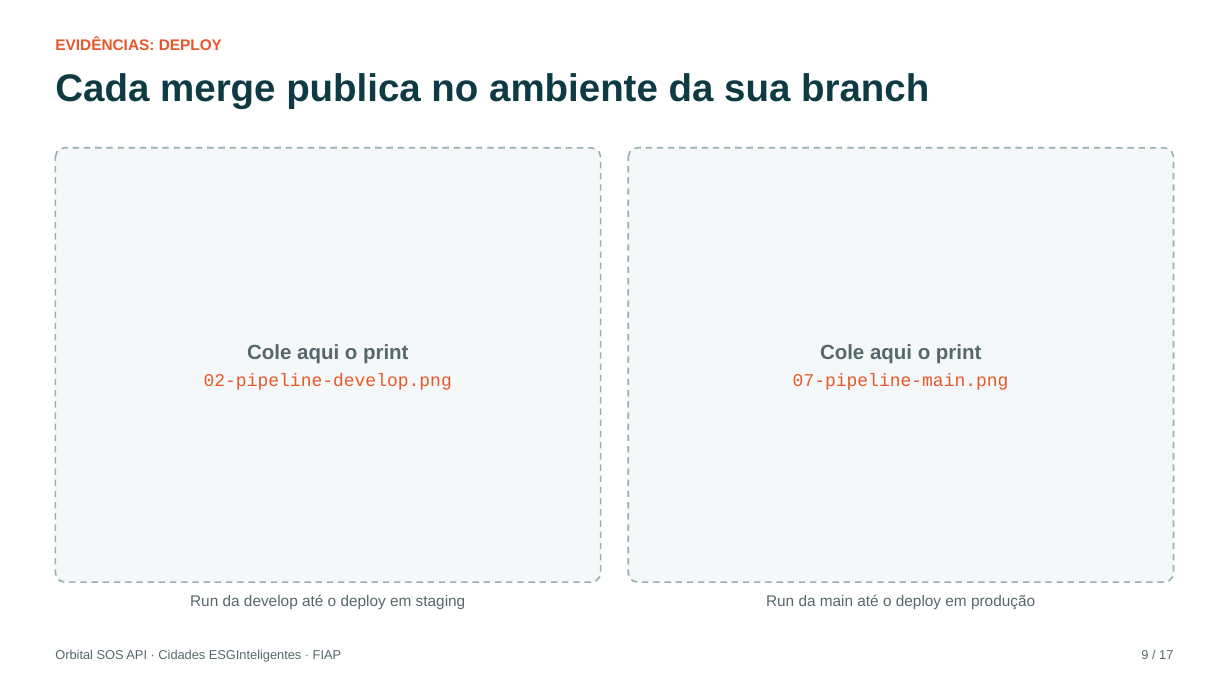
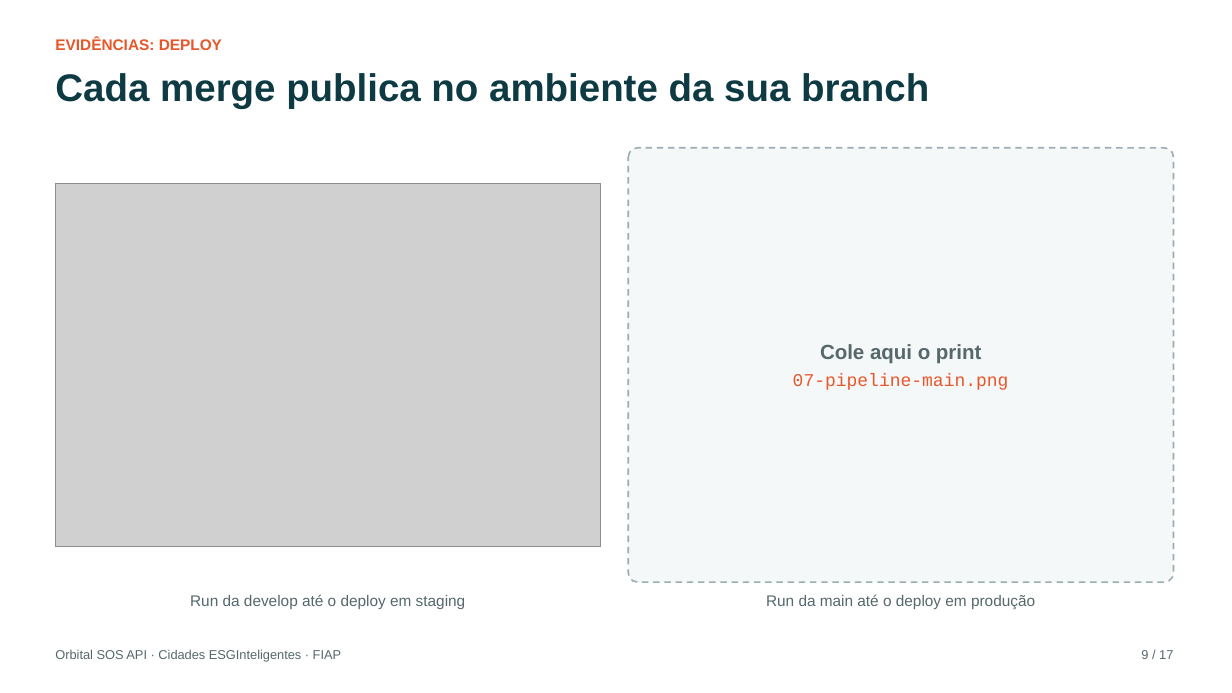
Before and after one commit to vsilva1997/orbital-sos-api, a slide deck: slide 9 of docs/Documentacao_DevOps.pptx. Drawn at 1232x693 pixels with LibreOffice and Linux fonts; fonts in the diff are those of the drawing; grey boxes stand for pictures. Boxes give left, top, right and bottom in pixels: in the first picture for what was removed or moved away, otherwise in the second. Text is boxed around its words. In the diff, an @@ line names an element or a change of style, - is before the commit and + after.

```diff
--- a/docs/Documentacao_DevOps.pptx
+++ b/docs/Documentacao_DevOps.pptx
@@ rounded rectangle removed at bbox=[55, 148, 601, 582] @@
-Cole aqui o print
-02-pipeline-develop.png
@@ picture added at bbox=[55, 183, 601, 547] @@
```
Also in this commit, not shown: 6 other slides changed, 10 other files.
